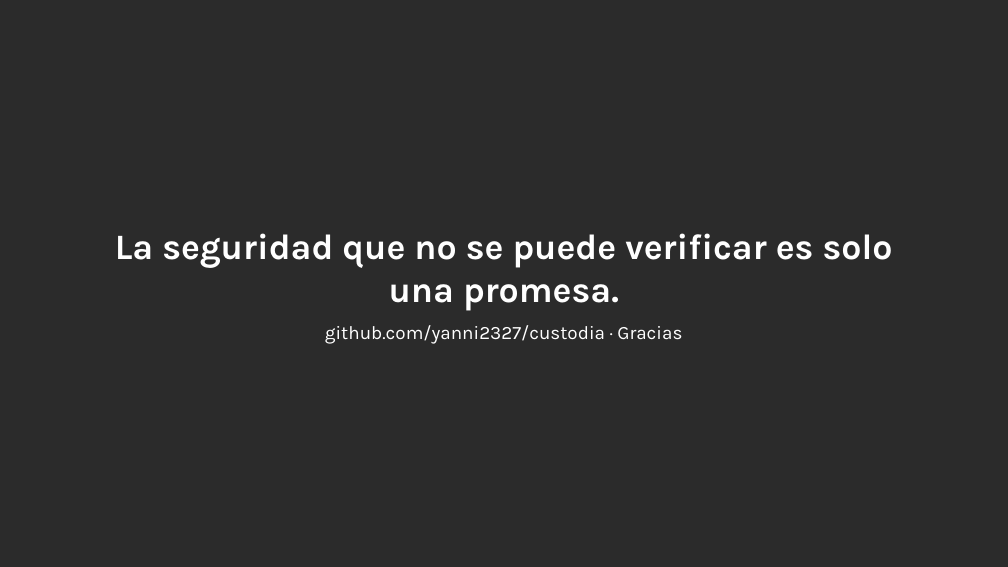
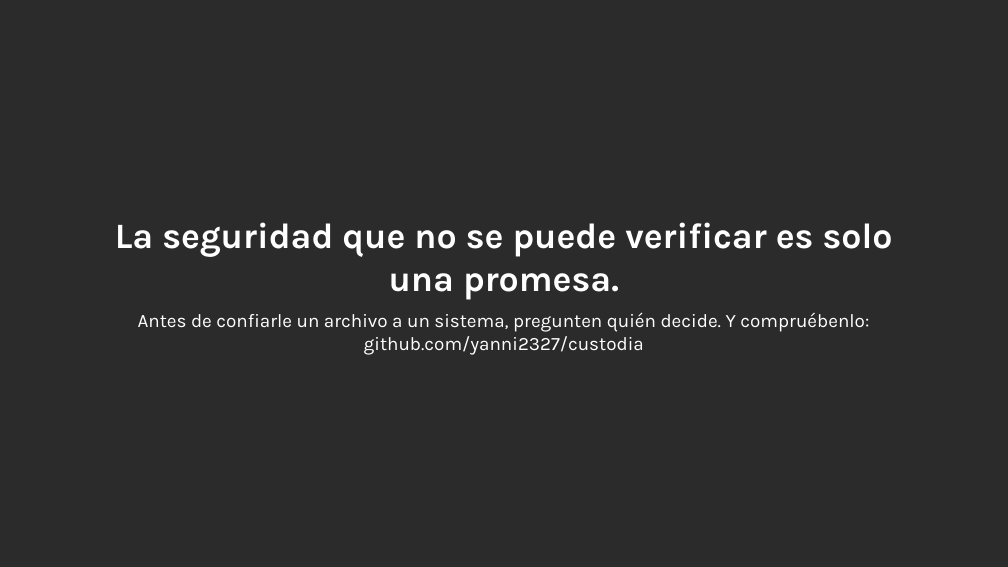
Before and after one commit to yanni2327/custodia, a slide deck: slide 16 of docs/Custodia_charla_TED.pptx. Drawn at 1008x567 pixels with LibreOffice and Linux fonts; fonts in the diff are those of the drawing; background and template pictures are left out; a plain dark background stands for a picture behind light text. Boxes give left, top, right and bottom in pixels: in the first picture for what was removed or moved away, otherwise in the second. Text is boxed around its words. In the diff, an @@ line names an element or a change of style, - is before the commit and + after.

```diff
--- a/docs/Custodia_charla_TED.pptx
+++ b/docs/Custodia_charla_TED.pptx
@@ text at (138,312,869,355): text changed @@
-github.com/yanni2327/custodia · Gracias
+Antes de confiarle un archivo a un sistema, pregunten quién decide. Y compruébenlo: github.com/yanni2327/custodia
```
Also in this commit, not shown: 5 other slides changed, 16 other files.
